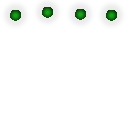
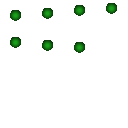
The second 128×128 image is a revision of the first. Changes to its layers:
removed layer "Ebene 1" over (2, 0, 125, 29)
added layer "Ebene 0 Kopie 6" above "Ebene 0 Kopie 5" over (74, 42, 85, 53)
added layer "Ebene 0 Kopie 5" above "Ebene 0 Kopie 4" over (42, 40, 53, 51)
added layer "Ebene 0 Kopie 4" above "L1" over (10, 37, 21, 48)
added group "L1" with 4 layers above "Rechteck 1" over (10, 3, 117, 21)
added layer "Ebene 0 Kopie 3" in group "L1" over (106, 3, 117, 14)
added layer "Ebene 0 Kopie 2" in group "L1" over (74, 5, 85, 16)
added layer "Ebene 0 Kopie" in group "L1" over (42, 8, 53, 19)
added layer "Ebene 0" in group "L1" over (10, 10, 21, 21)
